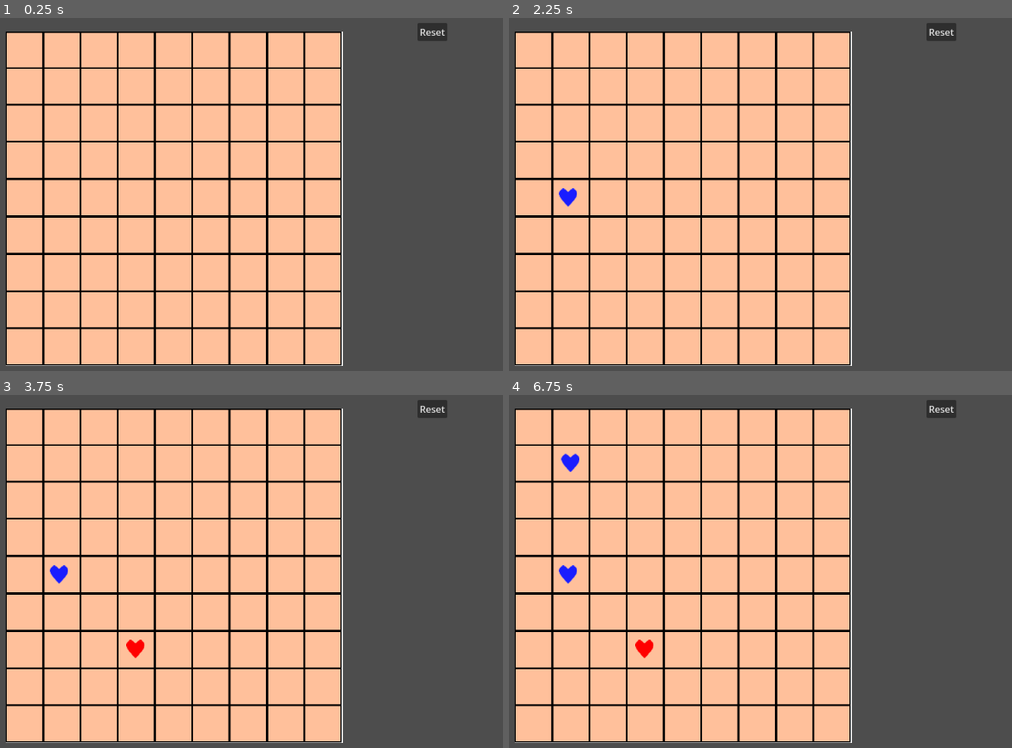
Above: before the commit, frames 1-4 (two rows, left to right).
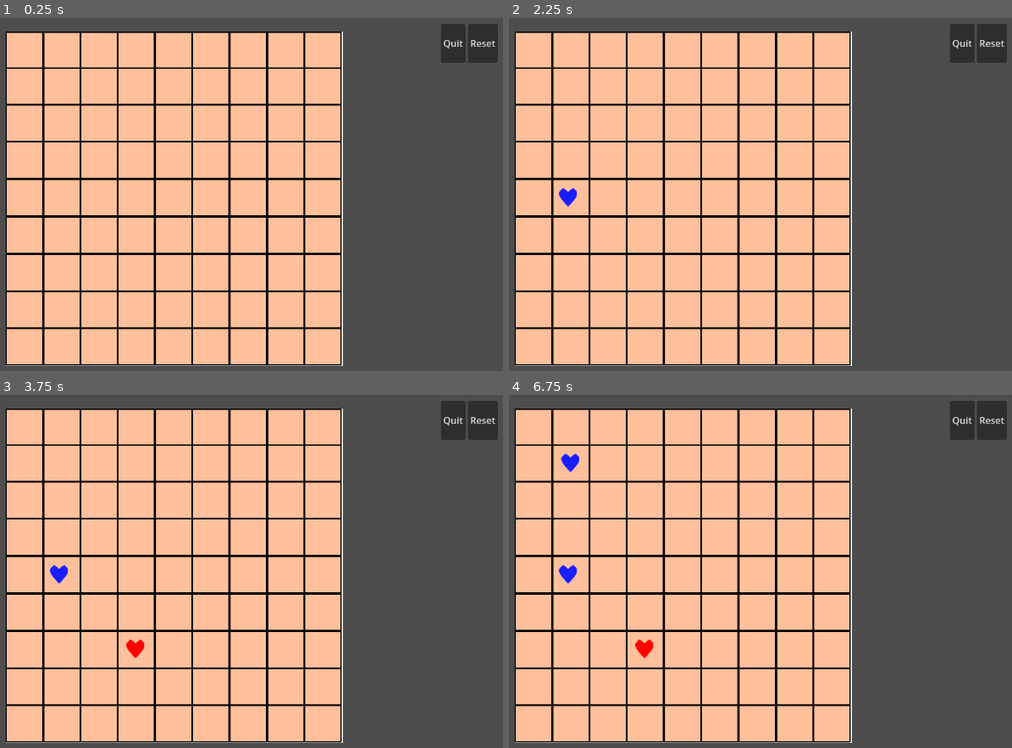
Above: after the commit, the same moments.

Repository: izallonk/4-in-row
Game: Godot game, scene res://Root.tscn
The game is run twice, just before and just after one commit, with the same random seed, the same clock (stepped at 60 frames per second) and the same inputs.
Inputs (mouse positions are in pixels of both pictures, inside the frame that each line leads up to):
- Up to frame 1 (0.25 s): no input
- Up to frame 2 (2.25 s): click "Reset" at 0.5 s; tap Enter at 1.25 s; move the mouse to (840, 176) at 1.27 s; press the mouse at (840, 176) at 1.28 s; tap Space at 2 s; move the mouse to (554, 215) at 2.02 s; release the mouse at (554, 215) at 2.03 s; click (554, 215) at 2.1 s
- Up to frame 3 (3.75 s): tap Enter at 2.75 s; move the mouse to (251, 490) at 2.77 s; press the mouse at (251, 490) at 2.78 s; tap Space at 3.5 s; move the mouse to (150, 649) at 3.52 s; release the mouse at (150, 649) at 3.53 s; click (150, 649) at 3.6 s
- Up to frame 4 (6.75 s): tap Enter at 4.25 s; move the mouse to (896, 627) at 4.27 s; press the mouse at (896, 627) at 4.28 s; tap Space at 5 s; move the mouse to (outside the picture) at 5.02 s; release the mouse at (outside the picture) at 5.03 s; click (outside the picture) at 5.1 s; move the mouse to (725, 571) at 5.77 s; press the mouse at (725, 571) at 5.78 s; move the mouse to (589, 476) at 6.52 s; release the mouse at (589, 476) at 6.53 s; click (589, 476) at 6.6 s

The runs differ from the first frame. In frame 1, 1.3% of the frame differs, in the area x 82-99%, y 1-13%; in frame 2, 1.3%; in frame 3, 1.3%; in frame 4, 1.3%.

Commit message:
organize project

Diff:
--- a/Reset_Button.gd
+++ /dev/null
@@ -1,15 +0,0 @@
-extends Button
-
-
-# Called when the node enters the scene tree for the first time.
-func _ready():
-	pass # Replace with function body.
-
-
-# Called every frame. 'delta' is the elapsed time since the previous frame.
-func _process(delta):
-	pass
-
-
-func _on_pressed():
-	get_tree().reload_current_scene()
--- a/Root.gd
+++ b/Root.gd
@@ -1,7 +1,8 @@
 extends Node2D
 
-var red_stone_scene = preload("res://stone_red.tscn")
-var blue_stone_scene = preload("res://blue_stone.tscn")
+var red_stone_scene = preload("res://Scene/Component/stone_red.tscn")
+var blue_stone_scene = preload("res://Scene/Component/blue_stone.tscn")
+var win_scene = preload("res://Scene/UI/Win_scene.tscn")
 
 signal winner_found(stone)
 
@@ -22,7 +23,7 @@
 
 # Called when the node enters the scene tree for the first time.
 func _ready():
-	pass
+	TheWinnerIs.the_winner_is = ""
 
 # Called every frame. 'delta' is the elapsed time since the previous frame.
 func _process(_delta):
@@ -50,6 +51,8 @@
 		check_win_diagonal_left()
 		check_win_diagonal_right()
 
+	if is_winner == true:
+		get_tree().change_scene_to_packed(win_scene)
 
 
 func change_curent_stone():
@@ -115,37 +118,46 @@
 		for i in range(0,6):
 			if grid[9*j +i] == 2 && grid[9*j +i +1] == 2&& grid[9*j +i+2] == 2 && grid[9*j +i+3] == 2:
 				is_winner = true
-				winner_found.emit("Blue")
+				TheWinnerIs.the_winner_is = "Blue"
+
 			if grid[9*j +i] == 1 && grid[9*j +i +1] == 1 && grid[9*j +i+2] == 1 && grid[9*j +i+3] == 1:
 				is_winner = true
-				winner_found.emit("Red")
+				TheWinnerIs.the_winner_is = "Red"
 
 func check_win_vertical():
 	for j in range(0, 9):
 		for i in range(0,6):
 			if grid[9*i +j] == 2 && grid[9*(i + 1) + j] == 2&& grid[9*(i + 2) + j] == 2 && grid[9*(i + 3) + j] == 2:
 				is_winner = true
-				winner_found.emit("Blue")
+				TheWinnerIs.the_winner_is = "Blue"
 			if grid[9*i +j] == 1 && grid[9*(i + 1) + j] == 1 && grid[9*(i + 2) + j] == 1 && grid[9*(i + 3) + j] == 1:
 				is_winner = true
-				winner_found.emit("Red")
+				TheWinnerIs.the_winner_is = "Red"
 
 func check_win_diagonal_left():
 	for j in range(0,6):
 		for i in range(0,6):
 			if grid[9*i +j] == 2 && grid[9*(i + 1) + (j+ 1)] == 2&& grid[9*(i + 2) + (j+ 2)] == 2 && grid[9*(i + 3) + (j+ 3)] == 2:
 				is_winner = true
-				winner_found.emit("Blue")
+				TheWinnerIs.the_winner_is = "Blue"
 			if grid[9*i +j] == 1 && grid[9*(i + 1) + (j+ 1)] == 1 && grid[9*(i + 2) + (j+ 2)] == 1 && grid[9*(i + 3) + (j+ 3)] == 1:
 				is_winner = true
-				winner_found.emit("Red")
+				TheWinnerIs.the_winner_is = "Red"
 
 func check_win_diagonal_right():
 	for j in range(0,6):
 		for i in range(3,9):
 			if grid[9*j + i] == 2 && grid[9*(j + 1) + (i - 1)] == 2&& grid[9*(j + 2) + (i - 2)] == 2 && grid[9*(j + 3) + (i - 3)] == 2:
 				is_winner = true
-				winner_found.emit("Blue")
+				TheWinnerIs.the_winner_is = "Blue"
 			if grid[9*j + i] == 1 && grid[9*(j + 1) + (i - 1)] == 1 && grid[9*(j + 2) + (i - 2)] == 1 && grid[9*(j + 3) + (i - 3)] == 1:
 				is_winner = true
-				winner_found.emit("Red")
+				TheWinnerIs.the_winner_is = "Red"
+
+
+func _on_quit_button_pressed():
+	get_tree().quit()
+
+
+func _on_reset_button_pressed():
+	get_tree().reload_current_scene()
--- a/Root.tscn
+++ b/Root.tscn
@@ -1,20 +1,18 @@
-[gd_scene load_steps=7 format=3 uid="uid://cj3t8apg8jage"]
+[gd_scene load_steps=5 format=3 uid="uid://cj3t8apg8jage"]
 
-[ext_resource type="PackedScene" uid="uid://braxqpw0pe4oj" path="res://Board.tscn" id="1_6r2df"]
 [ext_resource type="Script" path="res://Root.gd" id="1_65yy7"]
-[ext_resource type="Script" path="res://Sprite/Cursor.gd" id="2_pm0xa"]
-[ext_resource type="Script" path="res://Reset_Button.gd" id="4_schef"]
-[ext_resource type="Script" path="res://Winer_label.gd" id="5_s5w7u"]
+[ext_resource type="PackedScene" uid="uid://braxqpw0pe4oj" path="res://Scene/Board/Board.tscn" id="2_mu8yw"]
+[ext_resource type="Script" path="res://Sprite/Component/Cursor.gd" id="3_wqsjt"]
 
 [sub_resource type="RectangleShape2D" id="RectangleShape2D_j78d8"]
 
 [node name="Root" type="Node2D"]
 script = ExtResource("1_65yy7")
 
-[node name="Board" parent="." instance=ExtResource("1_6r2df")]
+[node name="Board" parent="." instance=ExtResource("2_mu8yw")]
 
 [node name="Cursor" type="Node2D" parent="."]
-script = ExtResource("2_pm0xa")
+script = ExtResource("3_wqsjt")
 
 [node name="Area2D" type="Area2D" parent="Cursor"]
 
@@ -27,25 +25,23 @@
 offset_right = 40.0
 offset_bottom = 40.0
 
-[node name="Reset_Button" type="Button" parent="UI"]
+[node name="VBoxContainer" type="HBoxContainer" parent="UI"]
 layout_mode = 0
-offset_left = 976.0
-offset_top = 30.0
-offset_right = 1027.0
-offset_bottom = 61.0
+offset_left = 1016.0
+offset_top = 32.0
+offset_right = 1113.0
+offset_bottom = 98.0
+
+[node name="Quit_Button" type="Button" parent="UI/VBoxContainer"]
+layout_mode = 2
+text = "Quit"
+
+[node name="Reset_Button" type="Button" parent="UI/VBoxContainer"]
+layout_mode = 2
 text = "Reset"
-script = ExtResource("4_schef")
 
-[node name="Win" type="Label" parent="UI"]
-layout_mode = 0
-offset_left = 98.0
-offset_top = 162.0
-offset_right = 138.0
-offset_bottom = 185.0
-script = ExtResource("5_s5w7u")
-
-[connection signal="winner_found" from="." to="UI/Win" method="_on_root_winner_found"]
 [connection signal="Place_at" from="Cursor" to="." method="_on_cursor_place_at"]
 [connection signal="area_entered" from="Cursor/Area2D" to="Cursor" method="_on_area_2d_area_entered"]
 [connection signal="area_exited" from="Cursor/Area2D" to="Cursor" method="_on_area_2d_area_exited"]
-[connection signal="pressed" from="UI/Reset_Button" to="UI/Reset_Button" method="_on_pressed"]
+[connection signal="pressed" from="UI/VBoxContainer/Quit_Button" to="." method="_on_quit_button_pressed"]
+[connection signal="pressed" from="UI/VBoxContainer/Reset_Button" to="." method="_on_reset_button_pressed"]
--- a/stone_red.tscn
+++ b/Scene/Component/stone_red.tscn
@@ -1,7 +1,7 @@
 [gd_scene load_steps=4 format=3 uid="uid://diajbkdoir540"]
 
 [ext_resource type="Texture2D" uid="uid://cwlon4te23mjl" path="res://Asset/RedLove.png" id="1_dfbfg"]
-[ext_resource type="Script" path="res://stone_red.gd" id="1_ymjwn"]
+[ext_resource type="Script" path="res://Sprite/Component/stone_red.gd" id="1_ymjwn"]
 
 [sub_resource type="RectangleShape2D" id="RectangleShape2D_eynyj"]
 size = Vector2(32, 31)
--- /dev/null
+++ b/Scene/Singleton/the_winner_is.tscn
@@ -0,0 +1,6 @@
+[gd_scene load_steps=2 format=3 uid="uid://n63hpgucemuy"]
+
+[ext_resource type="Script" path="res://Sprite/Singleton/The_winner_is.gd" id="1_ifcbk"]
+
+[node name="The_winner_is" type="Node"]
+script = ExtResource("1_ifcbk")
--- /dev/null
+++ b/Scene/UI/Win_scene.tscn
@@ -0,0 +1,54 @@
+[gd_scene load_steps=3 format=3 uid="uid://2qteclvfuymi"]
+
+[ext_resource type="Script" path="res://Sprite/UI/Win_scene.gd" id="1_l6s7a"]
+
+[sub_resource type="LabelSettings" id="LabelSettings_n27a2"]
+
+[node name="Win_scene" type="Control"]
+layout_mode = 3
+anchors_preset = 15
+anchor_right = 1.0
+anchor_bottom = 1.0
+grow_horizontal = 2
+grow_vertical = 2
+script = ExtResource("1_l6s7a")
+
+[node name="ColorRect" type="ColorRect" parent="."]
+layout_mode = 0
+offset_right = 40.0
+offset_bottom = 40.0
+scale = Vector2(28.8993, 16.4729)
+color = Color(0.399077, 0.358003, 0.216515, 0.65098)
+
+[node name="CenterContainer" type="CenterContainer" parent="."]
+layout_mode = 0
+offset_right = 1146.0
+offset_bottom = 660.0
+
+[node name="VBoxContainer" type="VBoxContainer" parent="CenterContainer"]
+layout_mode = 2
+
+[node name="New_Game_Button" type="Button" parent="CenterContainer/VBoxContainer"]
+layout_mode = 2
+text = "New Game"
+
+[node name="Quit_Button" type="Button" parent="CenterContainer/VBoxContainer"]
+layout_mode = 2
+text = "Quit"
+
+[node name="VFlowContainer" type="VFlowContainer" parent="."]
+layout_mode = 0
+offset_left = 535.0
+offset_top = 216.0
+offset_right = 608.0
+offset_bottom = 256.0
+scale = Vector2(1, 1.03917)
+
+[node name="Label" type="Label" parent="VFlowContainer"]
+layout_mode = 2
+text = "ini text
+"
+label_settings = SubResource("LabelSettings_n27a2")
+
+[connection signal="pressed" from="CenterContainer/VBoxContainer/New_Game_Button" to="." method="_on_new_game_button_pressed"]
+[connection signal="pressed" from="CenterContainer/VBoxContainer/Quit_Button" to="." method="_on_quit_button_pressed"]
--- a/Sprite/Cursor.gd
+++ b/Sprite/Component/Cursor.gd
@@ -1,6 +1,4 @@
 extends Node2D
-
-const red_stone_scene = preload("res://stone_red.tscn")
 
 signal Place_at (area)
 
@@ -8,8 +6,7 @@
 
 var stone:Node2D
 
-var red_stone = preload("res://stone_red.tscn")
-var blue_stone = preload("res://blue_stone.tscn")
+
 
 # Called when the node enters the scene tree for the first time.
 func _ready():
--- /dev/null
+++ b/Sprite/Singleton/The_winner_is.gd
@@ -0,0 +1,3 @@
+extends Node
+
+var the_winner_is = ""
--- /dev/null
+++ b/Sprite/UI/Win_scene.gd
@@ -0,0 +1,19 @@
+extends Control
+
+
+# Called when the node enters the scene tree for the first time.
+func _ready():
+	$VFlowContainer/Label.text = TheWinnerIs.the_winner_is + " Win"
+
+
+# Called every frame. 'delta' is the elapsed time since the previous frame.
+func _process(delta):
+	pass
+
+
+func _on_new_game_button_pressed():
+	get_tree().change_scene_to_file("res://Root.tscn")
+
+
+func _on_quit_button_pressed():
+	get_tree().quit()
--- a/Winer_label.gd
+++ /dev/null
@@ -1,15 +0,0 @@
-extends Label
-
-
-# Called when the node enters the scene tree for the first time.
-func _ready():
-	pass # Replace with function body.
-
-
-# Called every frame. 'delta' is the elapsed time since the previous frame.
-func _process(delta):
-	pass
-
-
-func _on_root_winner_found(stone):
-	text = stone + " Winner"
--- a/project.godot
+++ b/project.godot
@@ -15,6 +15,10 @@
 config/features=PackedStringArray("4.2", "Forward Plus")
 config/icon="res://icon.svg"
 
+[autoload]
+
+TheWinnerIs="*res://Sprite/Singleton/The_winner_is.gd"
+
 [input]
 
 click={
Renamed: Board.tscn -> Scene/Board/Board.tscn
Renamed: blue_stone.tscn -> Scene/Component/blue_stone.tscn
Renamed: stone_red.gd -> Sprite/Component/stone_red.gd
